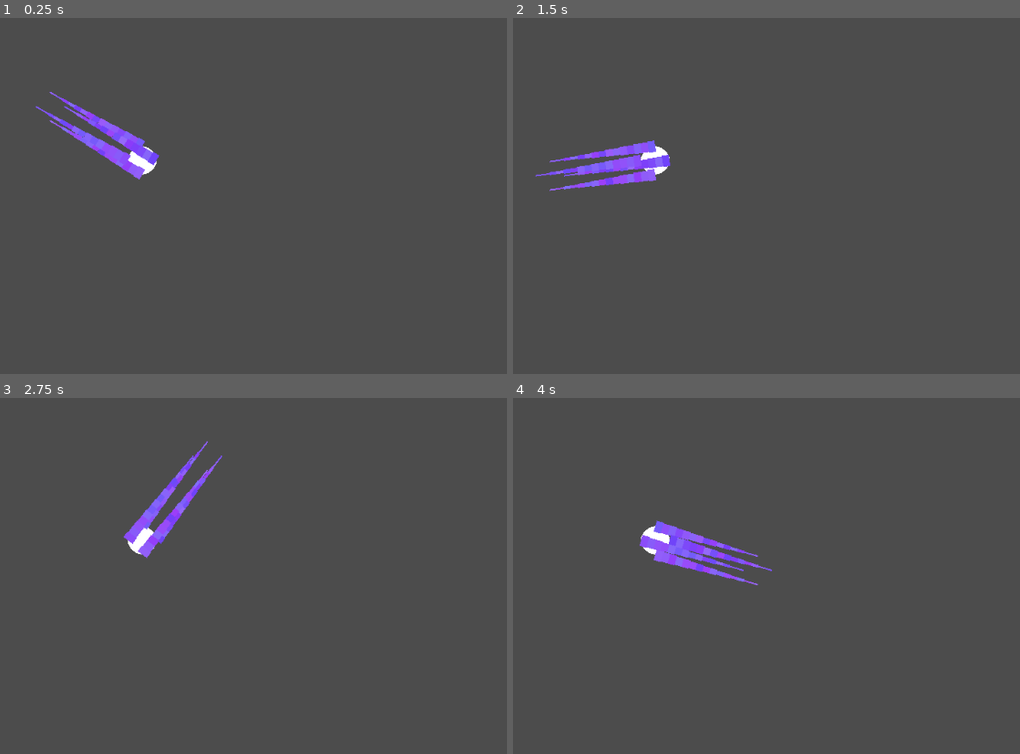
Above: before the commit, frames 1-4 (two rows, left to right).
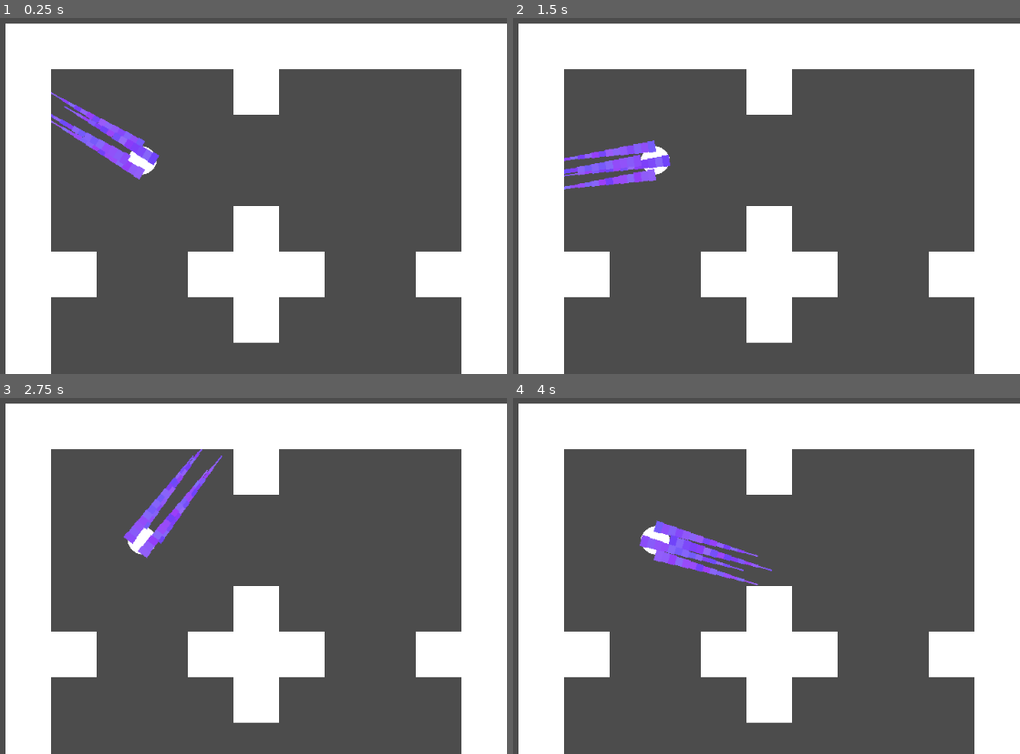
Above: after the commit, the same moments.

Repository: AGPritchard/inverse-kinematics
Game: Godot game, scene res://src/world/world.tscn
The game is run twice, just before and just after one commit, with the same random seed, the same clock (stepped at 60 frames per second) and the same inputs. The project has no main scene, so this scene is started directly.
Inputs (mouse positions are in pixels of both pictures, inside the frame that each line leads up to):
- Up to frame 1 (0.25 s): no input
- Up to frame 2 (1.5 s): tap Enter at 0.5 s; move the mouse to (817, 139) at 0.52 s; tap Space at 1.25 s; move the mouse to (outside the picture) at 1.27 s
- Up to frame 3 (2.75 s): tap Enter at 2 s; move the mouse to (212, 447) at 2.02 s
- Up to frame 4 (4 s): tap Space at 2.75 s; move the mouse to (619, 625) at 2.77 s; tap Enter at 3.5 s; move the mouse to (872, 604) at 3.52 s

The runs differ from the first frame. In frame 1, 37% of the frame differs, in the area x 1-100%, y 1-100%; in frame 2, 37%; in frame 3, 37%; in frame 4, 37%.

Commit message:
Add tilemap

Diff:
--- a/src/world/world.tscn
+++ b/src/world/world.tscn
@@ -1,7 +1,40 @@
-[gd_scene load_steps=2 format=2]
+[gd_scene load_steps=5 format=2]
 
 [ext_resource path="res://src/creature/creature.tscn" type="PackedScene" id=1]
+[ext_resource path="res://assets/wall.png" type="Texture" id=2]
+
+[sub_resource type="ConvexPolygonShape2D" id=2]
+points = PoolVector2Array( 0, 0, 32, 0, 32, 32, 0, 32 )
+
+[sub_resource type="TileSet" id=1]
+0/name = "wall.png 0"
+0/texture = ExtResource( 2 )
+0/tex_offset = Vector2( 0, 0 )
+0/modulate = Color( 1, 1, 1, 1 )
+0/region = Rect2( 0, 0, 32, 32 )
+0/tile_mode = 0
+0/occluder_offset = Vector2( 0, 0 )
+0/navigation_offset = Vector2( 0, 0 )
+0/shape_offset = Vector2( 0, 0 )
+0/shape_transform = Transform2D( 1, 0, 0, 1, 0, 0 )
+0/shape = SubResource( 2 )
+0/shape_one_way = false
+0/shape_one_way_margin = 1.0
+0/shapes = [ {
+"autotile_coord": Vector2( 0, 0 ),
+"one_way": false,
+"one_way_margin": 1.0,
+"shape": SubResource( 2 ),
+"shape_transform": Transform2D( 1, 0, 0, 1, 0, 0 )
+} ]
+0/z_index = 0
 
 [node name="World" type="Node2D"]
 
 [node name="Creature" parent="." instance=ExtResource( 1 )]
+
+[node name="TileMap" type="TileMap" parent="."]
+tile_set = SubResource( 1 )
+cell_size = Vector2( 32, 32 )
+format = 1
+tile_data = PoolIntArray( -131075, 0, 0, -131074, 0, 0, -131073, 0, 0, -196608, 0, 0, -196607, 0, 0, -196606, 0, 0, -196605, 0, 0, -196604, 0, 0, -196603, 0, 0, -196602, 0, 0, -196601, 0, 0, -65539, 0, 0, -131070, 0, 0, -131065, 0, 0, -3, 0, 0, -65529, 0, 0, 65533, 0, 0, 7, 0, 0, 131069, 0, 0, 65538, 0, 0, 65543, 0, 0, 196605, 0, 0, 196606, 0, 0, 131073, 0, 0, 131074, 0, 0, 131075, 0, 0, 131078, 0, 0, 131079, 0, 0, 262141, 0, 0, 196610, 0, 0, 196615, 0, 0, 327677, 0, 0, 262151, 0, 0, 393213, 0, 0, 327687, 0, 0, 458749, 0, 0, 393218, 0, 0, 393223, 0, 0, 524285, 0, 0, 524286, 0, 0, 524287, 0, 0, 458752, 0, 0, 458753, 0, 0, 458754, 0, 0, 458755, 0, 0, 458756, 0, 0, 458757, 0, 0, 458758, 0, 0, 458759, 0, 0 )
